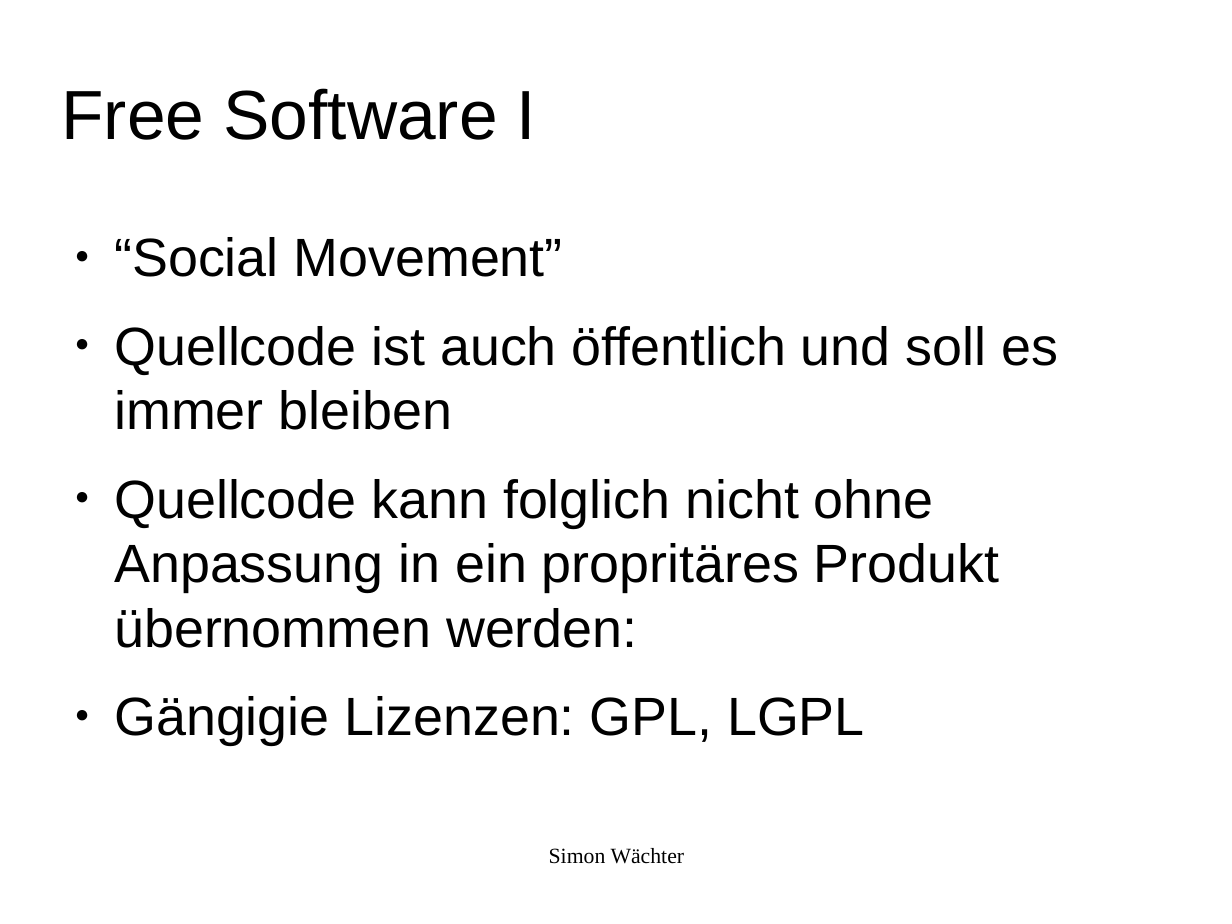
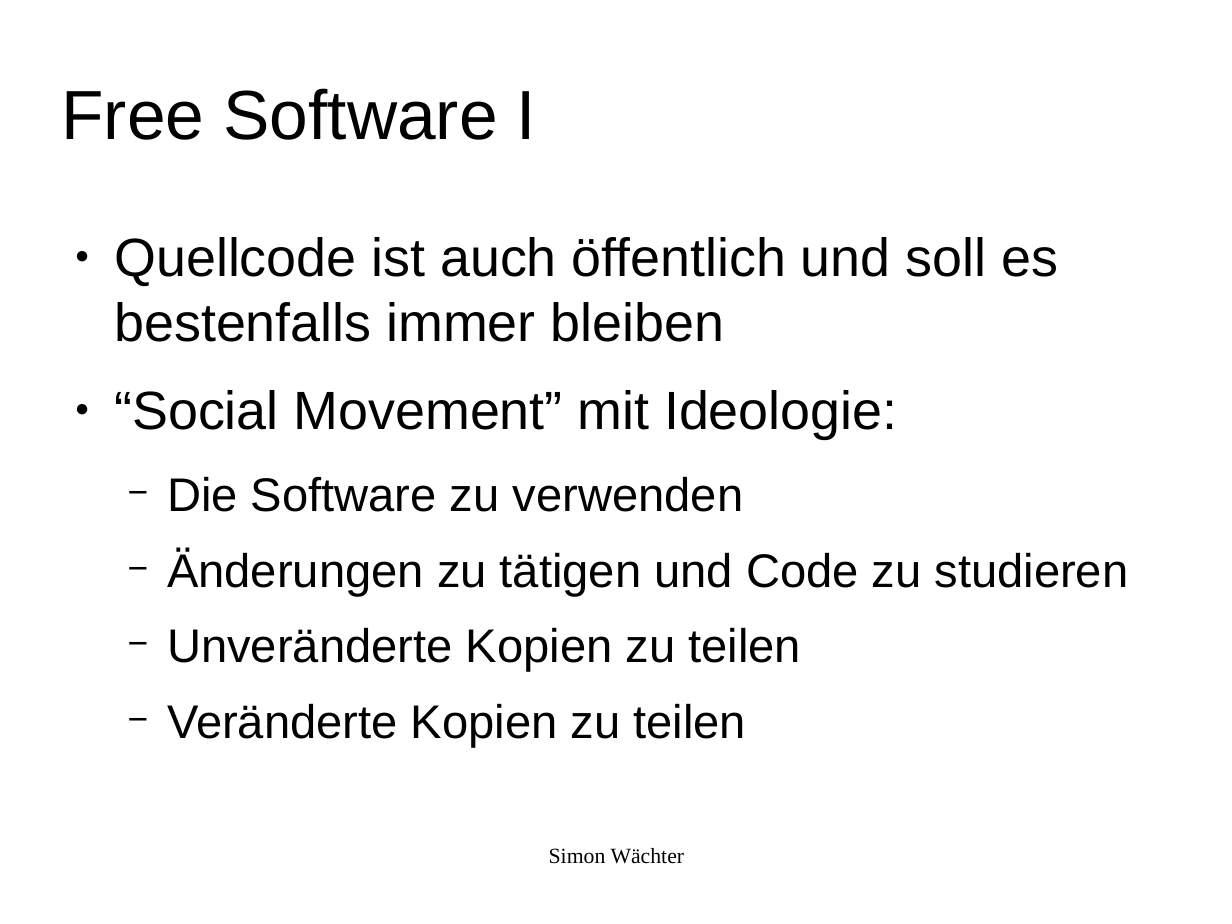
Before and after one commit to swaechter/presentations, a slide deck: slide 9 of 2014_05_10_Ubucon_2014/Freie_Software_Was_ist_das.odp. Drawn at 1232x924 pixels with LibreOffice and Linux fonts; fonts in the diff are those of the drawing; background and template pictures are left out. Boxes give left, top, right and bottom in pixels: in the first picture for what was removed or moved away, otherwise in the second. Text is boxed around its words. In the diff, an @@ line names an element or a change of style, - is before the commit and + after.

Commit message:
Improved presentation

```diff
--- a/2014_05_10_Ubucon_2014/Freie_Software_Was_ist_das.odp
+++ b/2014_05_10_Ubucon_2014/Freie_Software_Was_ist_das.odp
@@ text at (114, 237, 1129, 748): text changed; size 34.7 to 30.4 pt @@
-● “Social Movement”
-● Quellcode ist auch öffentlich und soll es immer bleiben
-● Quellcode kann folglich nicht ohne Anpassung in ein propritäres Produkt übernommen werden:
-● Gängigie Lizenzen: GPL, LGPL
+● Quellcode ist auch öffentlich und soll es bestenfalls immer bleiben
+● “Social Movement” mit Ideologie:
+  − Die Software zu verwenden
+  − Änderungen zu tätigen und Code zu studieren
+  − Unveränderte Kopien zu teilen
+  − Veränderte Kopien zu teilen
```
Also in this commit, not shown: 9 other slides changed, 1 slide added.
